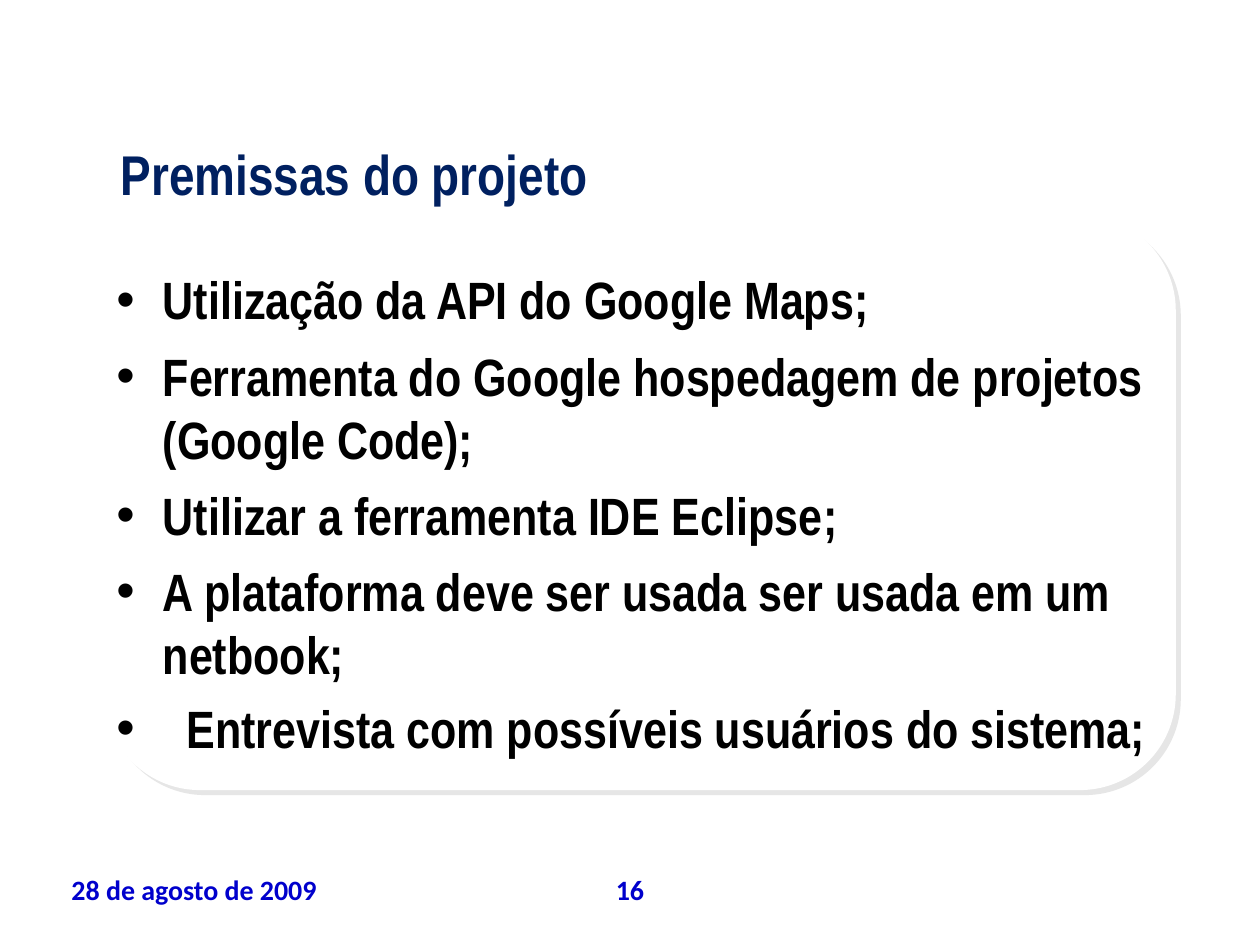
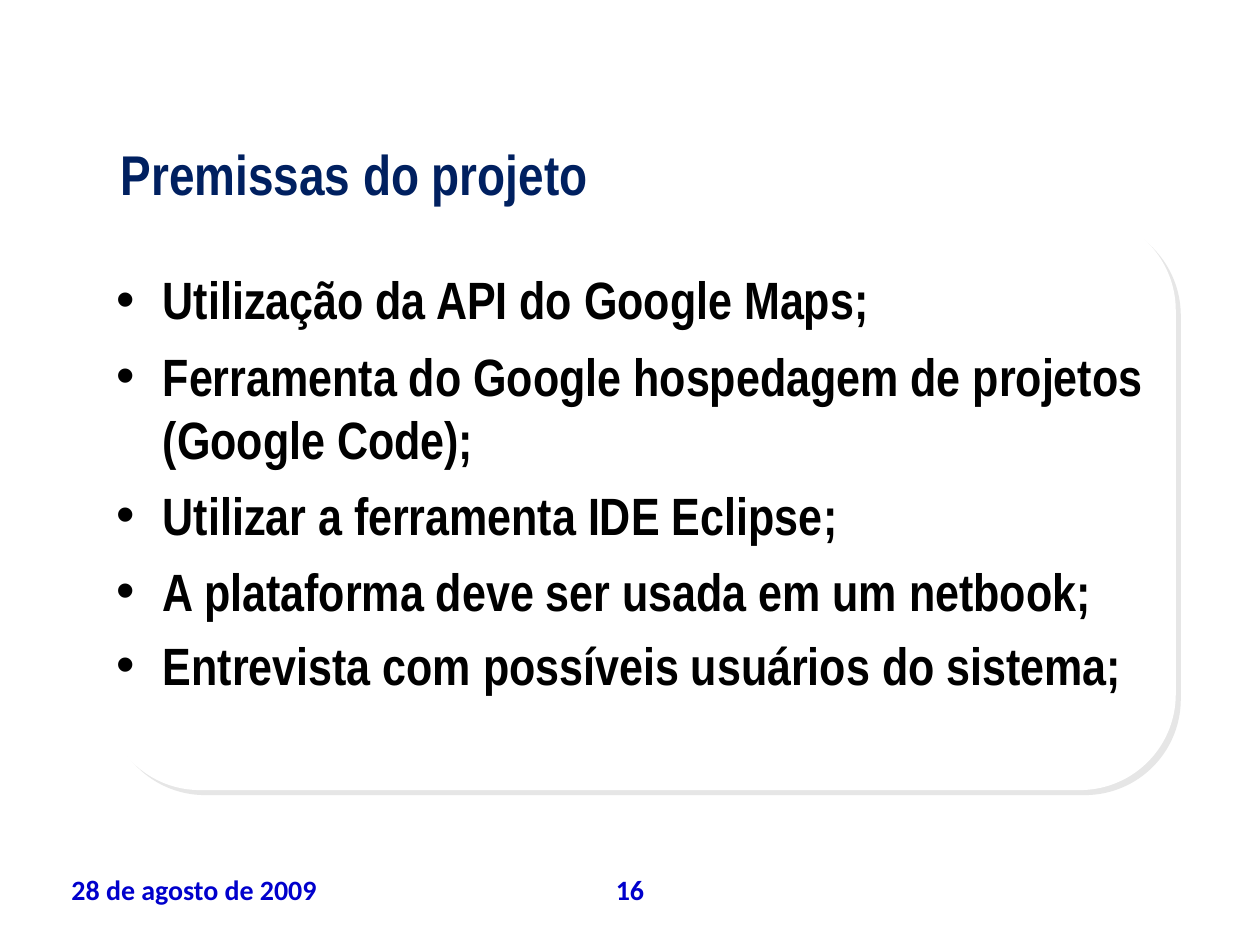
Before and after one commit to leoevaristo/psa20092, a slide deck: slide 16 of ARTEFATOS/TAP_apresentacao.ppt. Drawn at 1260x945 pixels with LibreOffice and Linux fonts; fonts in the diff are those of the drawing; background and template pictures are left out. Boxes give left, top, right and bottom in pixels: in the first picture for what was removed or moved away, otherwise in the second. Text is boxed around its words. In the diff, an @@ line names an element or a change of style, - is before the commit and + after.

```diff
--- a/ARTEFATOS/TAP_apresentacao.ppt
+++ b/ARTEFATOS/TAP_apresentacao.ppt
@@ text at (163,573,1090,621): text changed @@
-• A plataforma deve ser usada ser usada em um netbook;
+• A plataforma deve ser usada em um netbook;
```
Also in this commit, not shown: 2 other slides changed, 1 other file.
